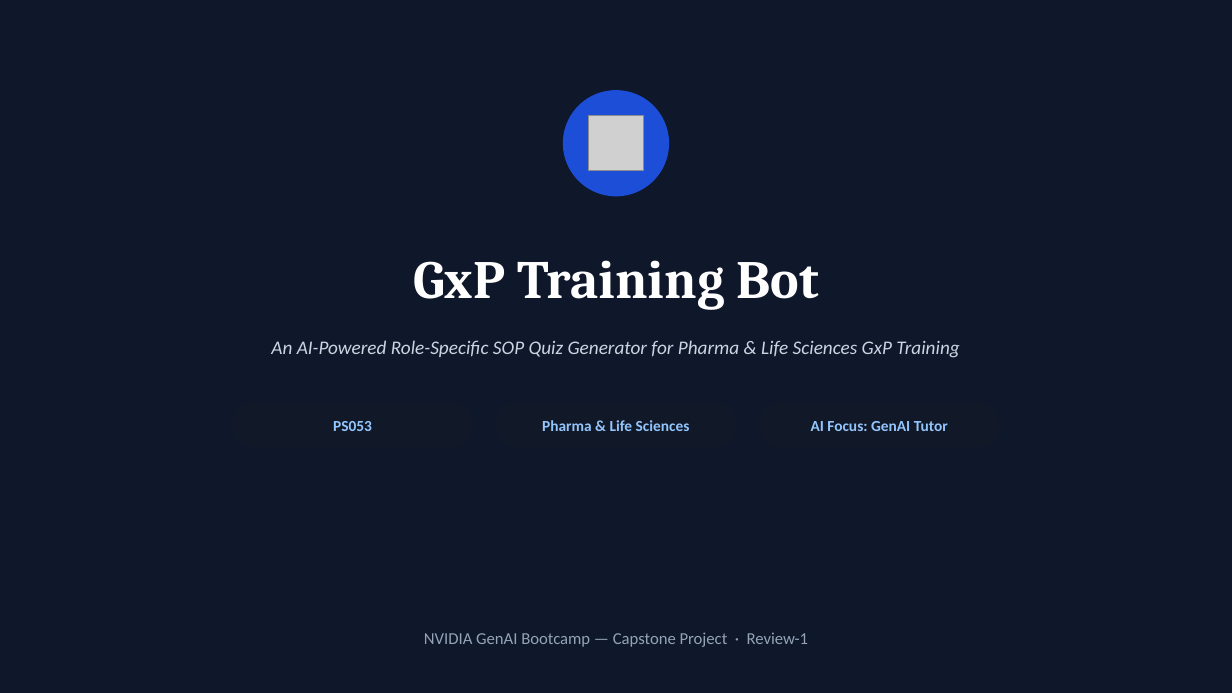
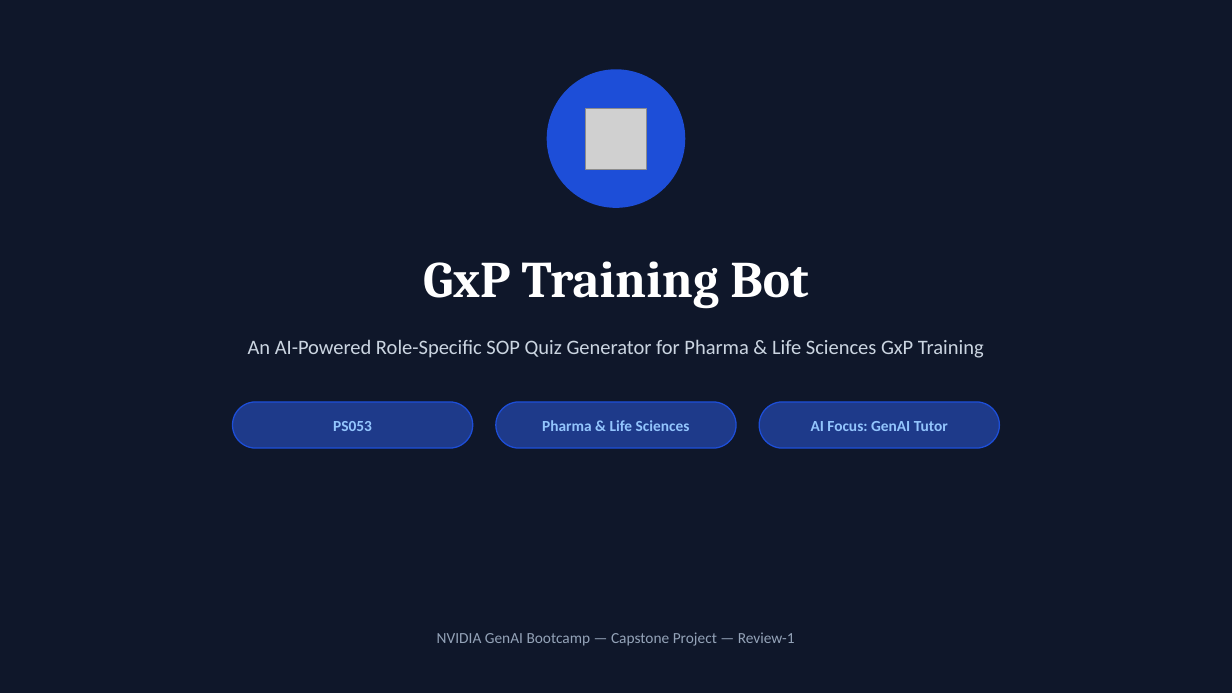
Before and after one commit to Kurapati-Sai-Suhas/GxP-Training-Bot, a slide deck: slide 1 of docs/GxP_Training_Bot_Review1.pptx. Drawn at 1232x693 pixels with LibreOffice and Linux fonts; fonts in the diff are those of the drawing; grey boxes stand for pictures. Boxes give left, top, right and bottom in pixels: in the first picture for what was removed or moved away, otherwise in the second. Text is boxed around its words. In the diff, an @@ line names an element or a change of style, - is before the commit and + after.

Commit message:
Add Elo ratings, FSRS spaced repetition, and README About section
Question/TopicMastery now track live Elo ratings (seeded from AI-reported
difficulty, updated per answered question) so mastery weighting reflects a
question's real observed difficulty instead of a one-time label. TopicMastery
review scheduling moves from fixed Leitner-box intervals to FSRS (stability/
difficulty fit per learner+SOP), with box_index kept only as a display/audit
signal. Question also gains generation_source (nvidia_nim/mock/manual) so
reviewers can verify the AI-drafting claim is real, and SOPChunk gains
chunking_strategy for the same auditability on the chunking cascade.

Also refreshes the Review-1 prep docs/deck and adds a README About section.

```diff
--- a/docs/GxP_Training_Bot_Review1.pptx
+++ b/docs/GxP_Training_Bot_Review1.pptx
@@ ellipse: place and size @@
-ellipse at [563,90,669,196]
+ellipse at [547,69,686,208]
@@ picture: place and size @@
-picture at [589,116,644,171]
+picture at [586,108,647,169]
@@ text "GxP Training Bot": place and size @@
-text "GxP Training Bot" at [413,260,818,310]
+text "GxP Training Bot" at [423,261,808,309]
@@ text "GxP Training Bot" at [423,261,808,309]: size 42 to 40 pt @@
@@ text "An AI-Powered Role-Specific SOP Quiz ...": place and size @@
-text "An AI-Powered Role-Specific SOP Quiz ..." at [271,340,959,358]
+text "An AI-Powered Role-Specific SOP Quiz ..." at [248,339,984,358]
@@ text "An AI-Powered Role-Specific SOP Quiz ..." at [248,339,984,358]: size 15 to 16 pt, italic off @@
@@ fill #111827 to #1E3A8A; outline none to #1D4ED8 1 pt in 3 elements at [233,402,473,448], [496,402,737,448], [760,402,1000,448] @@
@@ text at [437,632,795,646]: text changed; size 13 to 12 pt @@
-NVIDIA GenAI Bootcamp — Capstone Project · Review-1
+NVIDIA GenAI Bootcamp — Capstone Project — Review-1
```
Also in this commit, not shown: 11 other slides changed, 3 slides added, 1 slide removed, 32 other files.
